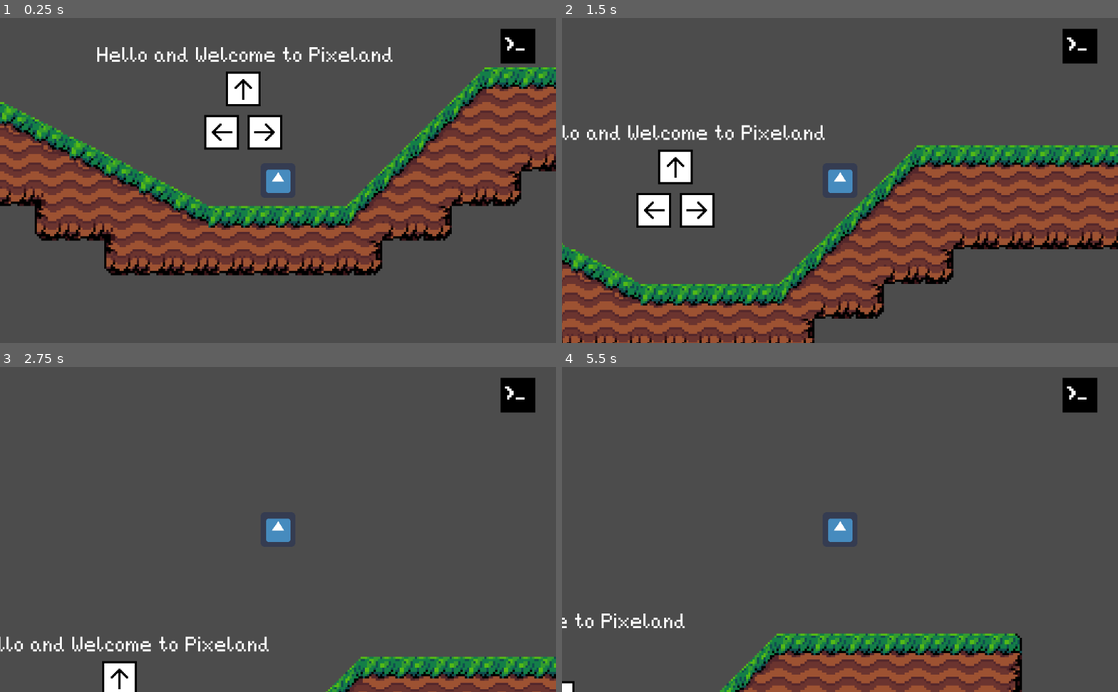
Above: before the commit, frames 1-4 (two rows, left to right).
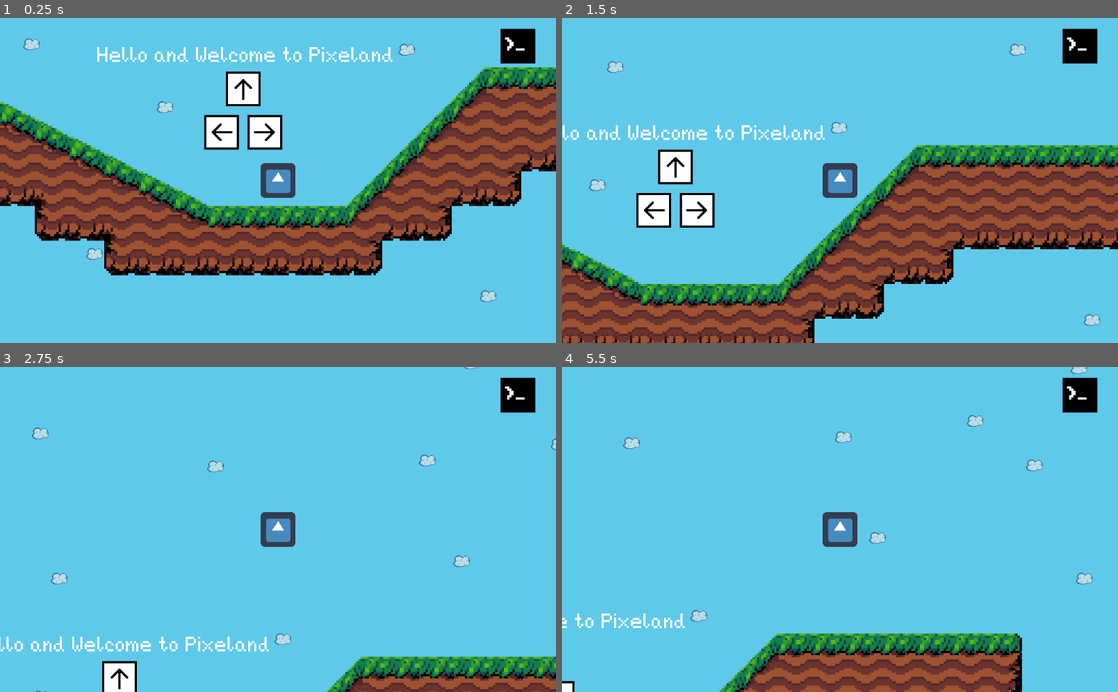
Above: after the commit, the same moments.

Repository: Tri-C-Games/CCC-Jam
Game: Godot game, scene res://World/Tutorial/Tutorial.tscn
The game is run twice, just before and just after one commit, with the same random seed, the same clock (stepped at 60 frames per second) and the same inputs. The engine's default icon, where the game draws it, is replaced by a stand-in: a white triangle on a blue panel in a dark square.
Inputs:
- Up to frame 1 (0.25 s): no input
- Up to frame 2 (1.5 s): hold D (move_right) from 0.53 s (still down); tap W (jump) at 0.77 s
- Up to frame 3 (2.75 s): tap W (jump) at 1.52 s; release D (move_right) at 2.03 s; hold A (move_left) from 2.03 s (still down)
- Up to frame 4 (5.5 s): release A (move_left) at 2.78 s; hold D (move_right) 2.78-4.28 s; tap W (jump) at 3.02, 3.77, 4.52 s; hold A (move_left) 4.28-5.03 s; hold D (move_right) from 5.03 s (still down)

The runs differ from the first frame. In frame 1, 67% of the frame differs, in the area x 0-100%, y 0-100%; in frame 2, 69%; in frame 3, 94%; in frame 4, 90%.

Commit message:
Added a sky (Clouds are placeholder and will need adjusting).

Diff:
--- /dev/null
+++ b/World/Sky/Sky.tscn
@@ -0,0 +1,20 @@
+[gd_scene load_steps=3 format=2]
+
+[ext_resource path="res://World/Sky/Sky 1.png" type="Texture" id=1]
+[ext_resource path="res://World/Sky/Sky 2.png" type="Texture" id=2]
+
+[node name="Sky" type="ParallaxBackground"]
+
+[node name="Background" type="ParallaxLayer" parent="."]
+motion_mirroring = Vector2( 1920, 1080 )
+
+[node name="Sprite" type="Sprite" parent="Background"]
+texture = ExtResource( 1 )
+centered = false
+
+[node name="Clouds" type="ParallaxLayer" parent="."]
+motion_mirroring = Vector2( 1920, 1080 )
+
+[node name="Sprite" type="Sprite" parent="Clouds"]
+texture = ExtResource( 2 )
+centered = false
--- a/World/Tutorial/Tutorial.tscn
+++ b/World/Tutorial/Tutorial.tscn
@@ -6,7 +6,7 @@
 [ext_resource path="res://Sprites/Tutorial/Up.png" type="Texture" id=4]
 [ext_resource path="res://Sprites/Tutorial/Right.png" type="Texture" id=5]
 [ext_resource path="res://Sprites/Tutorial/Left.png" type="Texture" id=6]
-[ext_resource path="res://World/Tutorial/Devlopper Colision.gd" type="Script" id=7]
+[ext_resource path="res://World/Sky/Sky.tscn" type="PackedScene" id=7]
 
 [sub_resource type="ConvexPolygonShape2D" id=1]
 points = PoolVector2Array( 0, 0, 64, 0, 64, 64, 0, 64 )
@@ -473,10 +473,9 @@
 [sub_resource type="Curve" id=38]
 _data = [ Vector2( 0, 0 ), 0.0, 1.46504, 0, 0, Vector2( 1, 1 ), 0.0810449, 0.0, 0, 0 ]
 
-[sub_resource type="RectangleShape2D" id=39]
-extents = Vector2( 266.303, 218.144 )
-
 [node name="Tutorial" type="Node2D"]
+
+[node name="Sky" parent="." instance=ExtResource( 7 )]
 
 [node name="TileMap" type="TileMap" parent="."]
 tile_set = SubResource( 35 )
@@ -515,12 +514,3 @@
 light_mask = 3
 acc_curve = SubResource( 37 )
 friction_curve = SubResource( 38 )
-
-[node name="Devlopper Colision" type="Area2D" parent="."]
-script = ExtResource( 7 )
-
-[node name="CollisionShape2D" type="CollisionShape2D" parent="Devlopper Colision"]
-position = Vector2( 2170.17, -409.765 )
-shape = SubResource( 39 )
-disabled = true
-[connection signal="body_entered" from="Devlopper Colision" to="Devlopper Colision" method="_on_Devlopper_Colision_body_entered"]
Binary file added: World/Sky/Sky 1.png
Not shown, added: World/Sky/Sky 1.png.import
Binary file added: World/Sky/Sky 2.png
Not shown, added: World/Sky/Sky 2.png.import
Not shown: 1 places in World/Tutorial/Tutorial.tscn that only renumber resources
